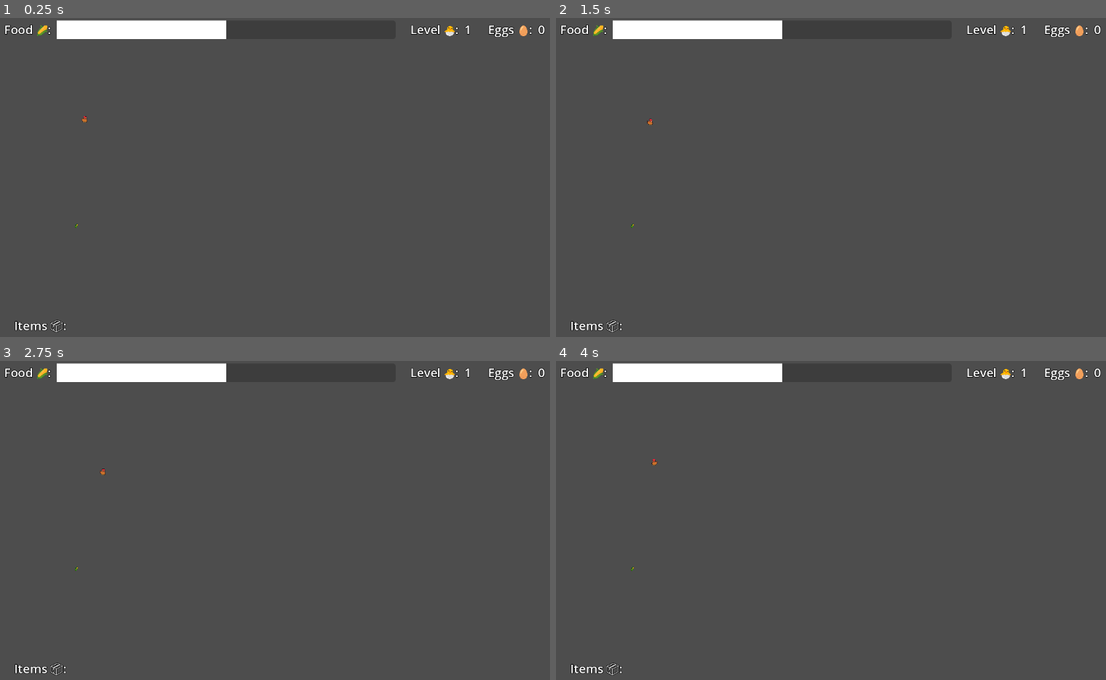
Above: before the commit, frames 1-4 (two rows, left to right).
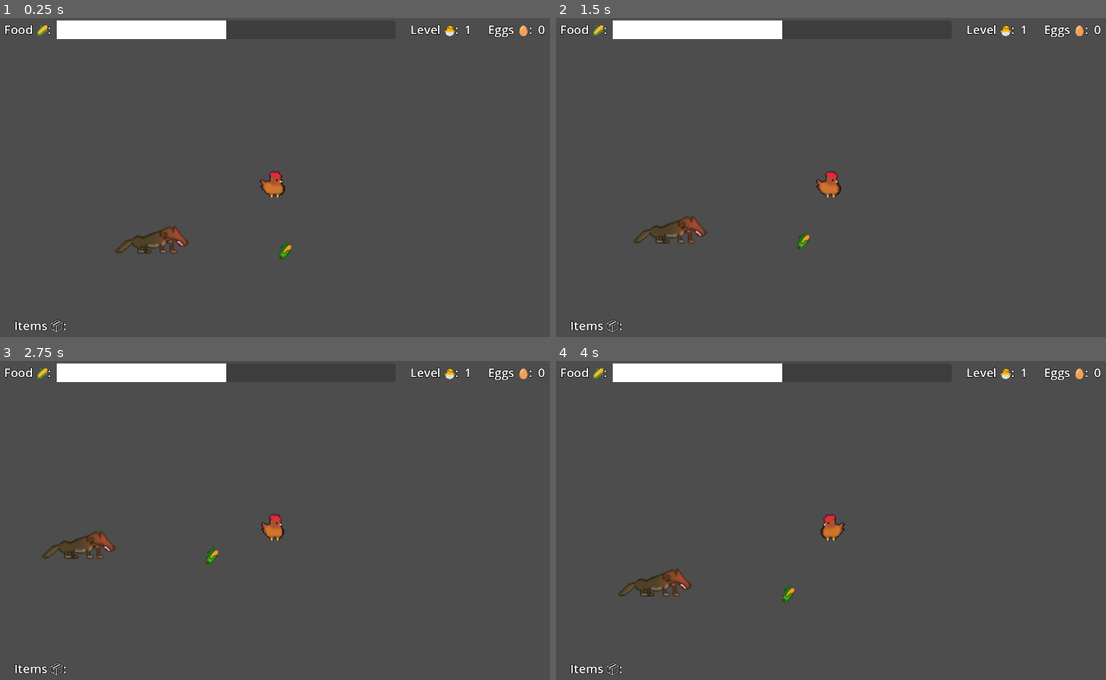
Above: after the commit, the same moments.

Repository: jackfruitgames/chickeeen
Game: Godot game, scene res://scenes/testscene/testscene.tscn
Two runs of this game, one before a commit and one after it. Both use one fixed random seed, a clock stepped at 60 frames per second and the inputs below. This scene is started directly instead of the project's main scene.
Inputs:
- Up to frame 1 (0.25 s): no input
- Up to frame 2 (1.5 s): tap Enter at 0.5 s; hold Right (move_right) 0.53-1.28 s; tap E (lay_egg) at 0.6 s; hold Down (move_down) from 1.28 s (still down); tap Q (sleep) at 1.35 s
- Up to frame 3 (2.75 s): release Down (move_down) at 2.03 s; hold Right (move_right) from 2.03 s (still down); tap Space (sprint) at 2.1 s
- Up to frame 4 (4 s): release Right (move_right) at 2.78 s; hold Up (move_up) 2.78-3.53 s; tap E (lay_egg) at 2.85 s; hold Left (move_left) from 3.53 s (still down); tap Q (sleep) at 3.6 s

The runs differ from the first frame. In frame 1, 0.9% of the frame differs, in the area x 13-54%, y 30-76%; in frame 2, 0.9%, in the area x 13-52%, y 31-73%; in frame 3, 0.9%; in frame 4, 0.9%.

Commit message:
Improve testscene for wolf AI testing

Diff:
--- /dev/null
+++ b/scenes/testscene/testFakes.gd
@@ -0,0 +1,5 @@
+extends Node2D
+
+func _ready():
+	# prevent wolfes from disappearing
+	GameState.is_night = true
--- a/scenes/testscene/testscene.tscn
+++ b/scenes/testscene/testscene.tscn
@@ -1,19 +1,32 @@
-[gd_scene load_steps=5 format=3 uid="uid://ce3m76ikq0w7o"]
+[gd_scene load_steps=7 format=3 uid="uid://ce3m76ikq0w7o"]
 
 [ext_resource type="PackedScene" uid="uid://cs8d3sukjl1q7" path="res://scenes/chicken/chicken.tscn" id="1_ko0ko"]
+[ext_resource type="Script" path="res://scenes/testscene/testFakes.gd" id="1_pnaqn"]
 [ext_resource type="PackedScene" uid="uid://bbpcd0gp83hu8" path="res://scenes/food/food.tscn" id="2_23w14"]
-[ext_resource type="PackedScene" uid="uid://d7hhbhwn8gkb" path="res://scenes/wolf/wolf.tscn" id="3_fa1vf"]
+[ext_resource type="PackedScene" uid="uid://b6gdw1paj3son" path="res://scenes/wolf/wolf.tscn" id="3_fa1vf"]
 [ext_resource type="PackedScene" uid="uid://80jawqck3m24" path="res://scenes/ui/ui.tscn" id="4_hf3ja"]
 
+[sub_resource type="NavigationPolygon" id="NavigationPolygon_h8x7c"]
+vertices = PackedVector2Array(210, 124, 211, 279, 60, 276, 62, 130)
+polygons = Array[PackedInt32Array]([PackedInt32Array(0, 1, 2, 3)])
+outlines = Array[PackedVector2Array]([PackedVector2Array(62, 130, 60, 276, 211, 279, 210, 124)])
+
 [node name="testscene" type="Node2D"]
+script = ExtResource("1_pnaqn")
+
+[node name="NavigationRegion2D" type="NavigationRegion2D" parent="."]
+navigation_polygon = SubResource("NavigationPolygon_h8x7c")
 
 [node name="chicken" parent="." instance=ExtResource("1_ko0ko")]
 position = Vector2(200, 200)
 
+[node name="Camera2D" type="Camera2D" parent="chicken"]
+zoom = Vector2(4, 4)
+
 [node name="food" parent="." instance=ExtResource("2_23w14")]
-position = Vector2(185, 412)
+position = Vector2(207, 234)
 
 [node name="wolf" parent="." instance=ExtResource("3_fa1vf")]
-position = Vector2(81, 195)
+position = Vector2(138, 228)
 
 [node name="UILayer" parent="." instance=ExtResource("4_hf3ja")]
